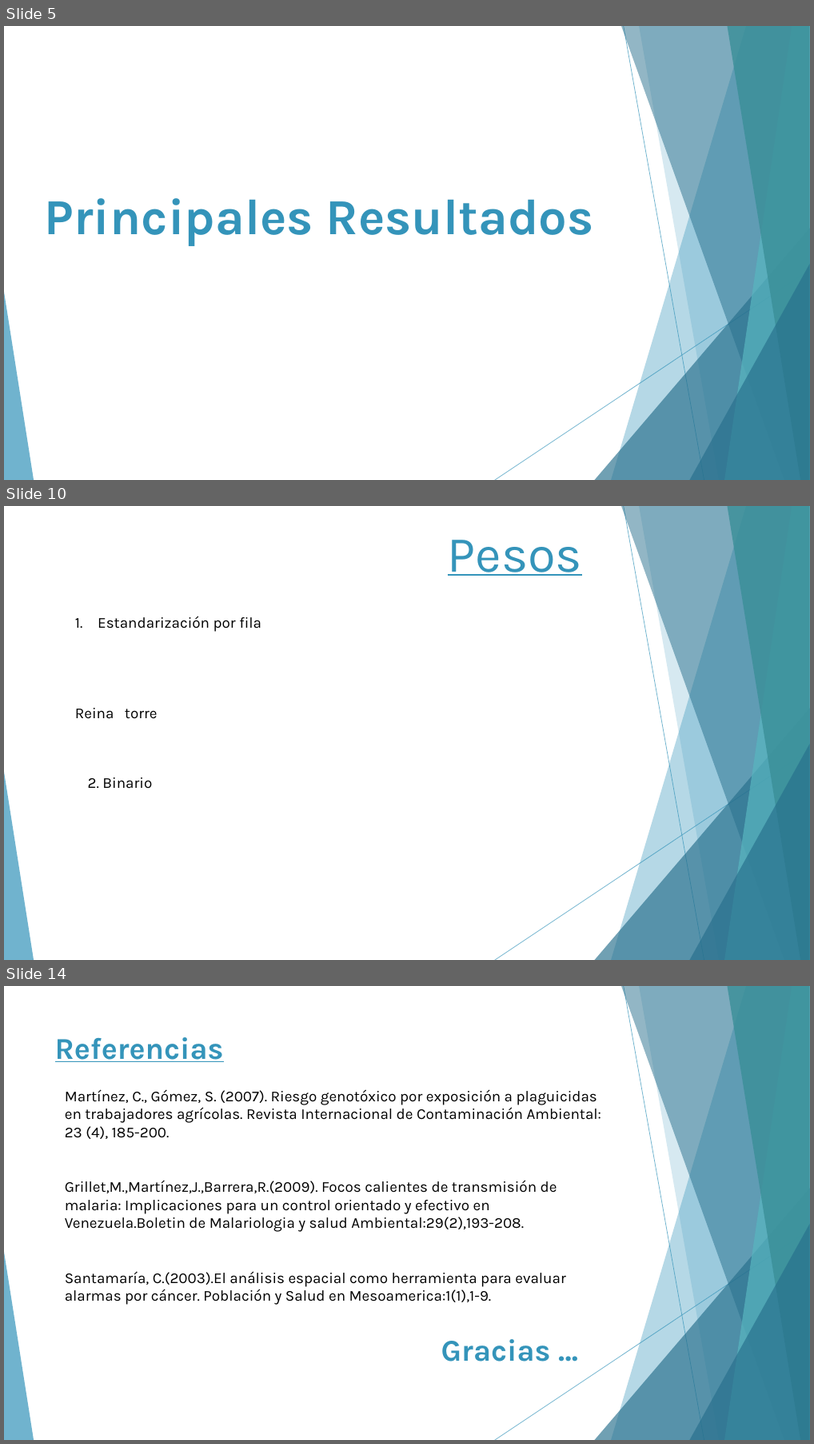
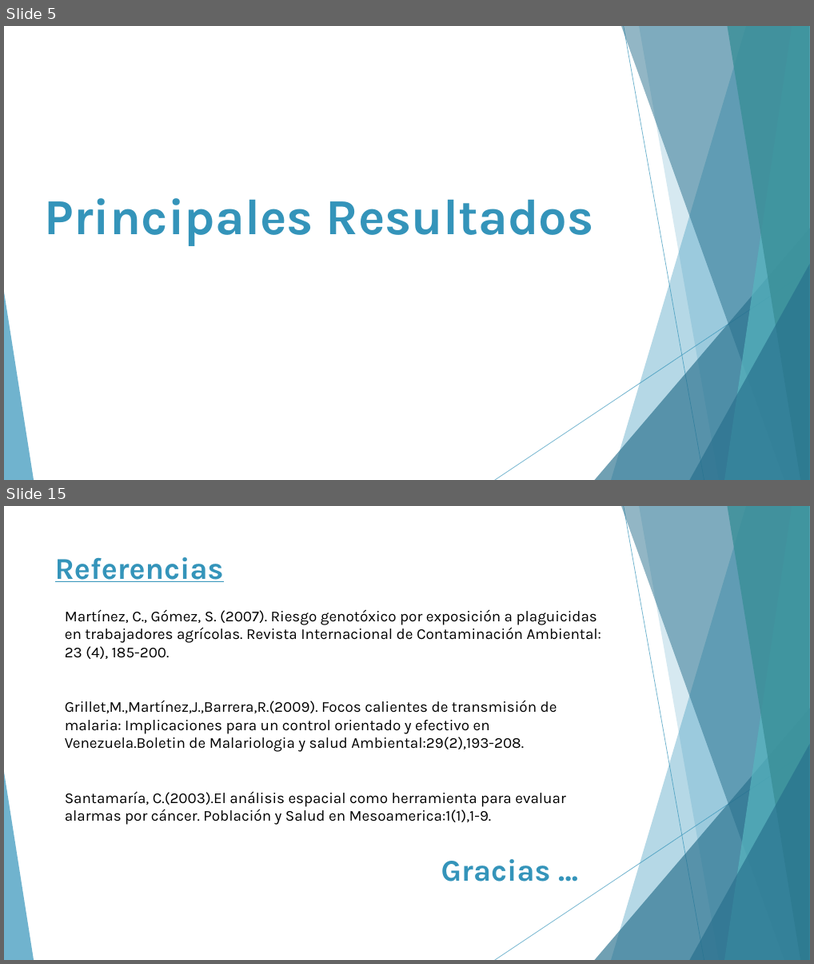
Before and after one commit to andresarguedas/Intoxicaciones-CR-2007-2014, a slide deck: Presentación - Intoxicaciones.pptx. Shown one above the other, each under a label of ours: slides 5, 10 and 14 before the commit, slides 5 and 15 after it; the slides between them are not shown. The pictures are 814x1444 and 814x964 pixels, drawn with LibreOffice and Linux fonts; fonts in the diff are those of the drawing. Boxes give left, top, right and bottom in pixels: in the first picture for what was removed or moved away, otherwise in the second. Text is boxed around its words. In the diff, an @@ line names an element or a change of style, - is before the commit and + after.

```diff
--- a/Presentación - Intoxicaciones.pptx
+++ b/Presentación - Intoxicaciones.pptx
@@ slide 10 removed at [4,506,810,960], background #FFFFFF; not listed: 10 template elements that a slide beside it also shows @@
@@ title removed at [448,540,583,576] @@
-Pesos
@@ text removed at [75,616,262,719] @@
-1. Estandarización por fila
-Reina torre
@@ text removed at [88,777,152,788] @@
-2. Binario
@@ what was slide 14 is now slide 15 @@
```
Also in this commit, not shown: 1 slide changed, 9 slides added, 7 other slides removed, 4 other files.
